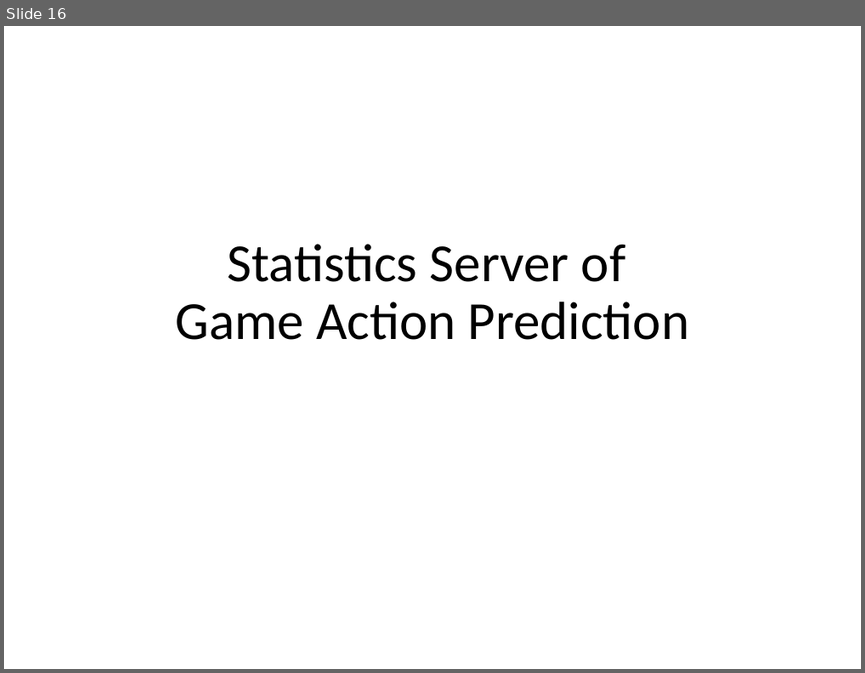
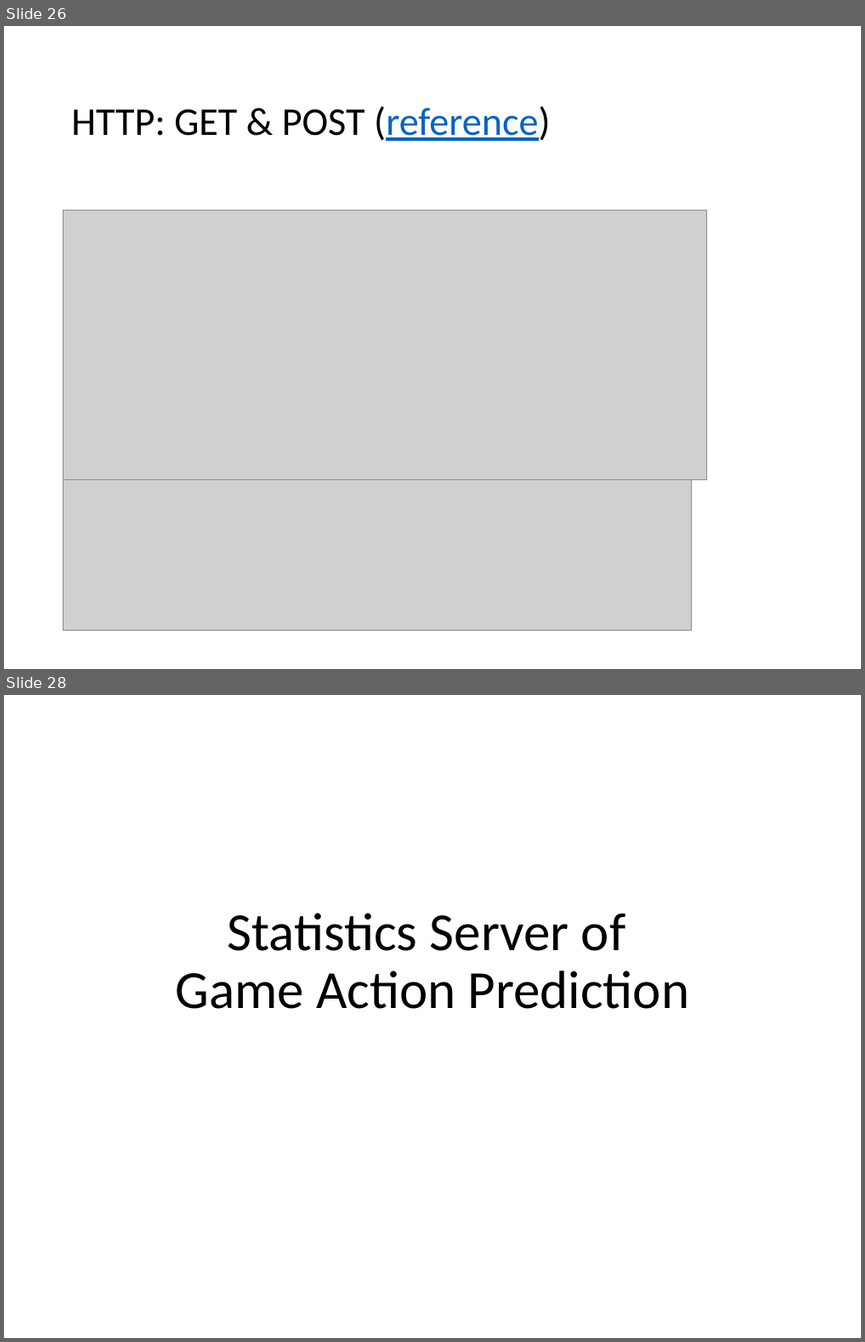
Before and after one commit to jyunming-chen/node-study, a slide deck: study.pptx. Shown one above the other, each under a label of ours: slide 16 before the commit, slides 26 and 28 after it; the slides between them are not shown. The pictures are 865x673 and 865x1342 pixels, drawn with LibreOffice and Linux fonts; fonts in the diff are those of the drawing; grey boxes stand for pictures. Boxes give left, top, right and bottom in pixels: in the first picture for what was removed or moved away, otherwise in the second. Text is boxed around its words. In the diff, an @@ line names an element or a change of style, - is before the commit and + after.

```diff
--- a/study.pptx
+++ b/study.pptx
@@ slide 26 added at (4,26,861,669), background #FFFFFF @@
@@ title added at (71,106,551,141), 33 pt, text #000000 @@
+HTTP: GET & POST (reference)
@@ picture added at (64,210,707,480) @@
@@ picture added at (64,479,691,630) @@
@@ what was slide 16 is now slide 28 @@
```
Also in this commit, not shown: 6 slides changed, 21 other slides added, 1 slide removed, 29 other files.
